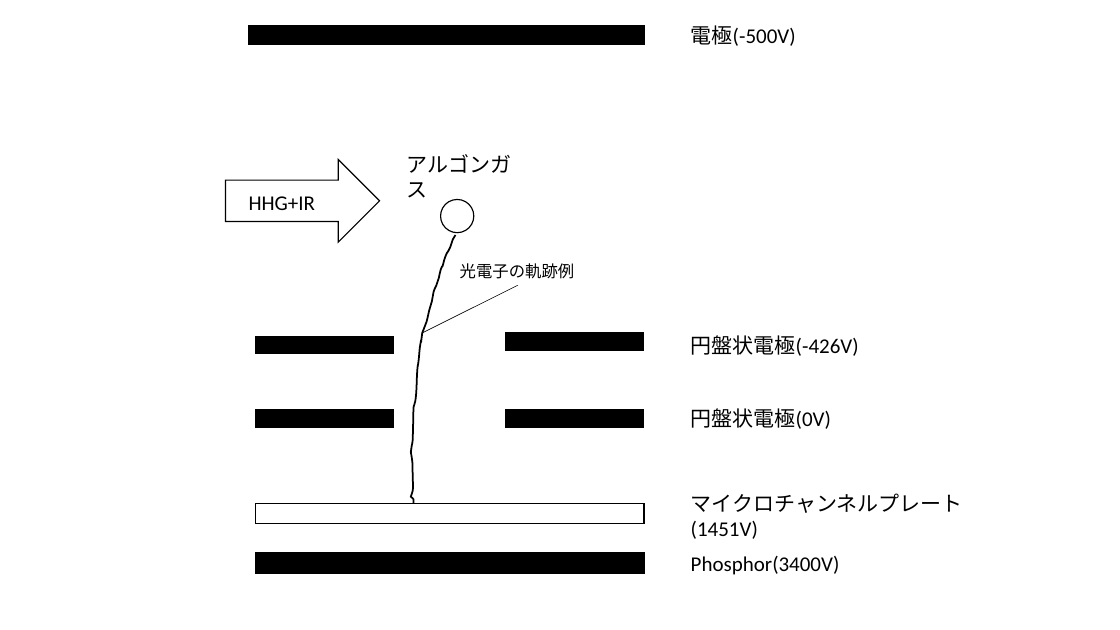
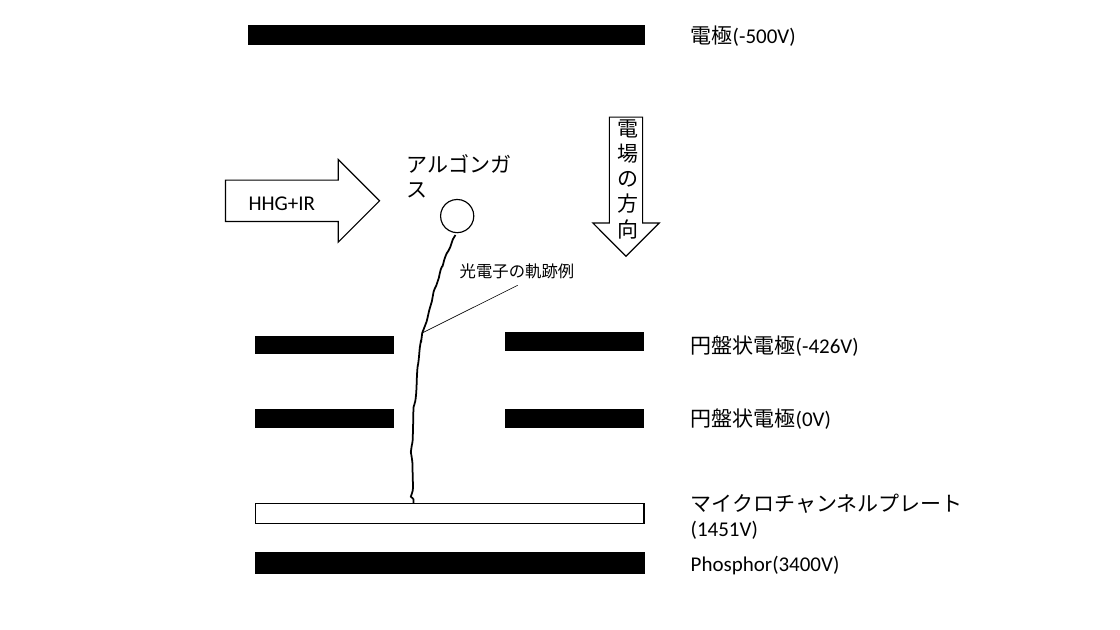
Before and after one commit to Appelingo/Data_Analyze, a slide deck: slide 3 of 図/使用した光学系.pptx. Drawn at 1120x630 pixels with LibreOffice and Linux fonts; fonts in the diff are those of the drawing. Boxes give left, top, right and bottom in pixels: in the first picture for what was removed or moved away, otherwise in the second. Text is boxed around its words. In the diff, an @@ line names an element or a change of style, - is before the commit and + after.

```diff
--- a/図/使用した光学系.pptx
+++ b/図/使用した光学系.pptx
@@ down arrow added at (593,117,660,256), outline #000000 1 pt, 18 pt, text #000000 @@
+電場の方向
```
Also in this commit, not shown: 1 slide added, 1 slide removed, 6 other files.
